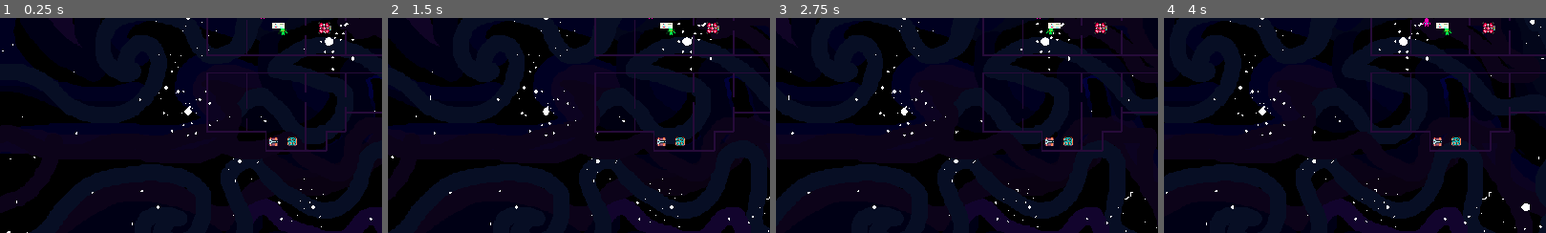
Above: before the commit, frames 1-4 (left to right).
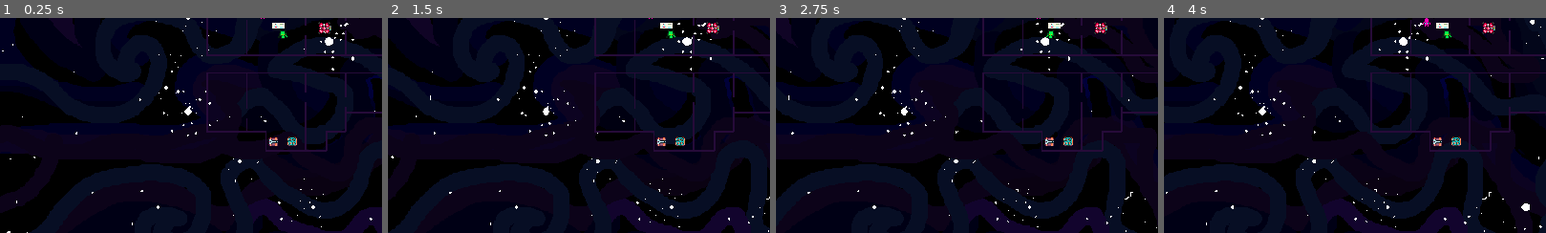
Above: after the commit, the same moments.

Repository: feargrinn/cyberiada2024
Game: Godot game, scene res://scenes/key_scenes/game.tscn
Two runs of this game, one before a commit and one after it. Both use one fixed random seed, a clock stepped at 60 frames per second and the inputs below.
Inputs:
- Up to frame 1 (0.25 s): no input
- Up to frame 2 (1.5 s): tap Enter (interact_B) at 0.5 s; tap S (A_dol) at 0.6 s; tap W (A_gora) at 1.35 s
- Up to frame 3 (2.75 s): tap A (A_lewo) at 2.1 s
- Up to frame 4 (4 s): tap D (A_prawo) at 2.85 s; tap Down (B_dol) at 3.6 s
The pictures show only the part of the screen within x 15-65%, y 39-89%; the shares and areas given below are measured in that part.

The runs differ from the first frame. In frame 1, less than 0.1% of the frame differs, in the area x 72-76%, y 3-10%; in frame 2, less than 0.1%; in frame 3, less than 0.1%; in frame 4, less than 0.1%.

Commit message:
Collisions with furniture

Diff:
--- a/scenes/key_scenes/game.tscn
+++ b/scenes/key_scenes/game.tscn
@@ -109,13 +109,6 @@
 tile_map_data = PackedByteArray("AAAtABQAAQAMAAIAAAAtABUAAQAMAAIAAAAtABYAAQAMAAIAAAAtABcAAQAMAAIAAAAtABgAAQAMAAIAAAAtAB …(18288 unchanged characters)…
 tile_set = SubResource("TileSet_sr5mr")
 
-[node name="characterA" parent="game" instance=ExtResource("3_l4nfy")]
-position = Vector2(997, 447)
-script = ExtResource("4_y8s4w")
-
-[node name="characterB" parent="game" instance=ExtResource("5_uwlxt")]
-position = Vector2(946, 407)
-
 [node name="wrench" parent="game" groups=["interactable"] instance=ExtResource("6_hnola")]
 position = Vector2(973, 731)
 
@@ -134,19 +127,45 @@
 [node name="OxygenFixer" parent="game" instance=ExtResource("11_njxq5")]
 position = Vector2(1277, 440)
 
-[node name="ConsolKokpit" type="Sprite2D" parent="game"]
+[node name="Area2D3" type="StaticBody2D" parent="game"]
+
+[node name="ConsolKokpit" type="Sprite2D" parent="game/Area2D3"]
 position = Vector2(1359, 537)
 rotation = 1.5708
 texture = ExtResource("14_iqsbj")
 
-[node name="Reaktor" type="Sprite2D" parent="game"]
+[node name="CollisionPolygon2D" type="CollisionPolygon2D" parent="game/Area2D3"]
+position = Vector2(1359, 537)
+rotation = 1.5708
+polygon = PackedVector2Array(61.5, -26.5, 45.5, -38.1, 45.5, -40, -41.5, -40, -61.5, -26.5, -61.5, 16.1, -45.5, 22.3, -45.5, 24.6, -14.5, 16.5, 16.2, 16, 40.2, 24, 44, 24, 60, 16, 61.5, 16)
+
+[node name="Area2D2" type="StaticBody2D" parent="game"]
+
+[node name="Reaktor" type="Sprite2D" parent="game/Area2D2"]
 position = Vector2(1102, 446)
 texture = ExtResource("15_pwgwn")
 
-[node name="TableLab" type="Sprite2D" parent="game"]
+[node name="CollisionPolygon2D" type="CollisionPolygon2D" parent="game/Area2D2"]
+position = Vector2(1102, 446)
+polygon = PackedVector2Array(-17.5, 16, -5.2, 16, -3.5, 15.7, -1.2, 16, 15.9, 16, 16.6, 15, 17.5, 15, 17.5, -11, 16.5, -11, 16.5, -16, -17.5, -16)
+
+[node name="Area2D" type="StaticBody2D" parent="game"]
+
+[node name="TableLab" type="Sprite2D" parent="game/Area2D"]
 position = Vector2(986, 439)
 texture = ExtResource("16_eqj1l")
 
+[node name="CollisionPolygon2D" type="CollisionPolygon2D" parent="game/Area2D"]
+position = Vector2(986, 439)
+polygon = PackedVector2Array(-16, 7.5, -16, -7.5, 16, -7.5, 16, 7.5)
+
+[node name="characterA" parent="game" instance=ExtResource("3_l4nfy")]
+position = Vector2(997, 447)
+script = ExtResource("4_y8s4w")
+
+[node name="characterB" parent="game" instance=ExtResource("5_uwlxt")]
+position = Vector2(946, 407)
+
 [node name="HBoxContainer" type="HBoxContainer" parent="."]
 layout_mode = 2
 size_flags_vertical = 8
Not shown, added: audio/ambient1.mp3.import
Not shown, added: audio/cosszybkiego.mp3.import
Not shown, added: audio/jakieszwyciestwonwmxDDD.mp3.import
Not shown, added: audio/klucz_naprawa_kabli.mp3.import
Not shown, added: audio/muzapoprzegranej.mp3.import
Not shown, added: audio/zawór.mp3.import
